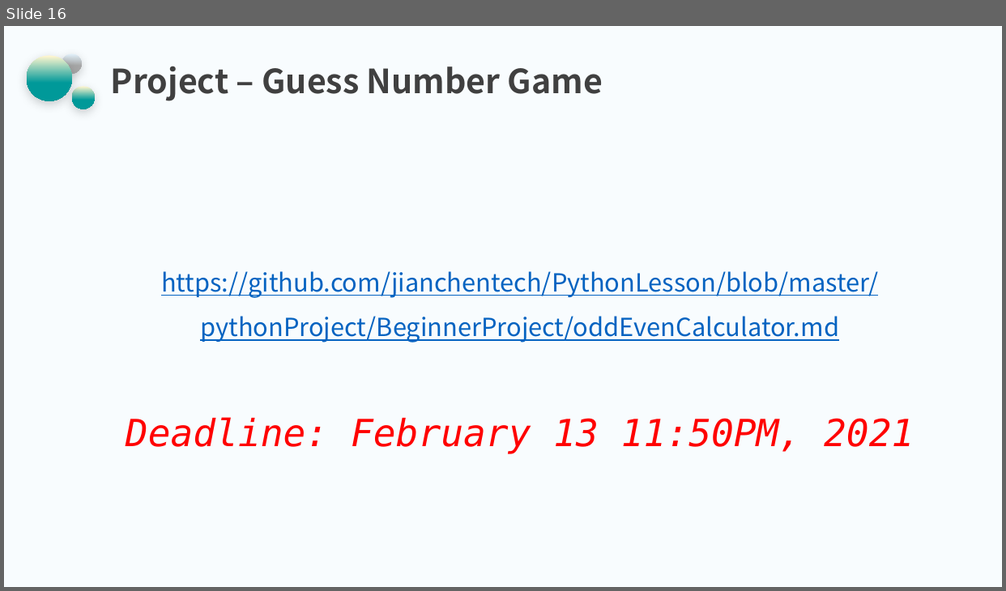
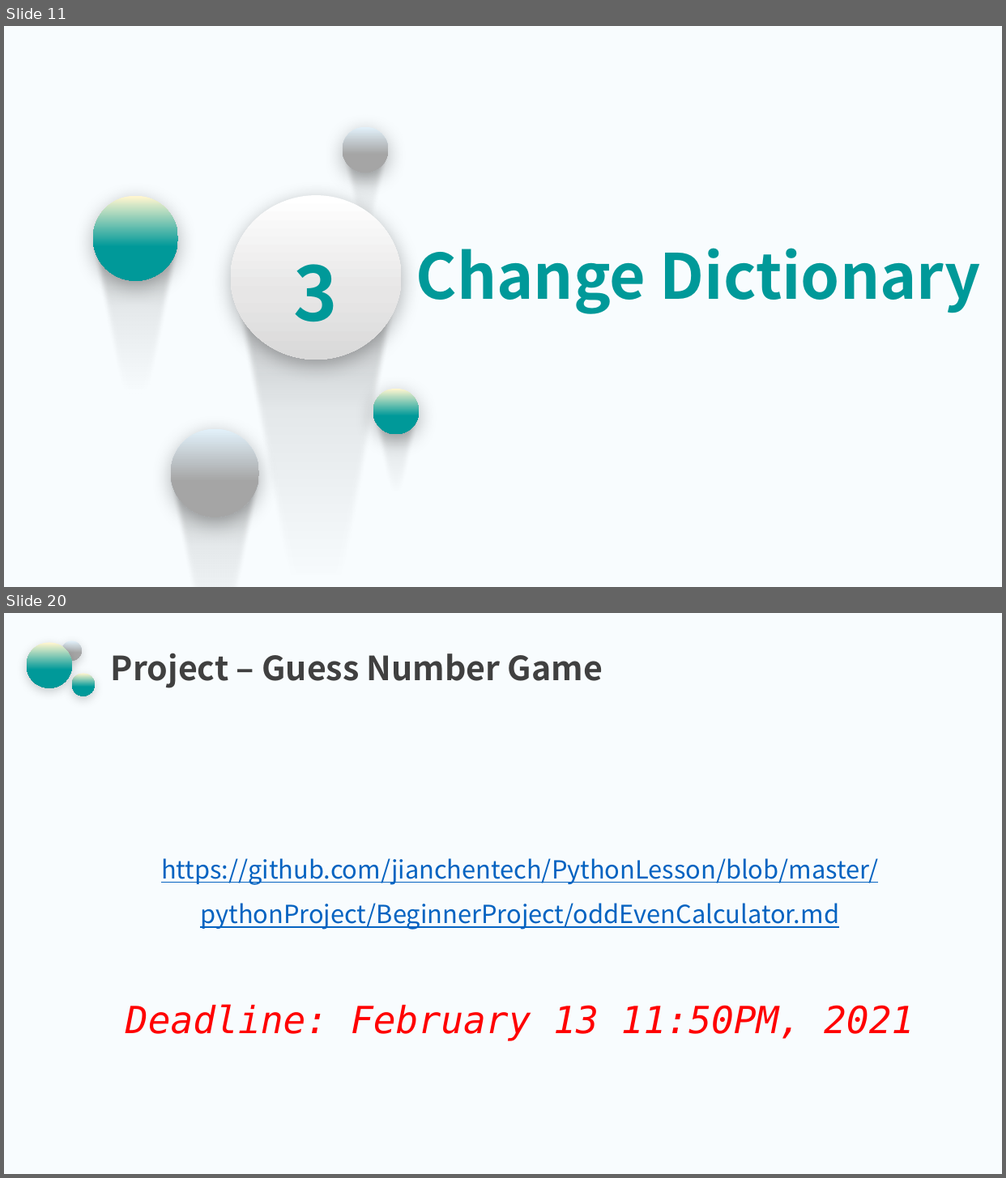
Before and after one commit to jianchentech/PythonLesson, a slide deck: pythonBeginnerLecture/PythonPart10.pptx. Shown one above the other, each under a label of ours: slide 16 before the commit, slides 11 and 20 after it; the slides between them are not shown. The pictures are 1006x591 and 1006x1178 pixels, drawn with LibreOffice and Linux fonts; fonts in the diff are those of the drawing; background and template pictures are left out. Boxes give left, top, right and bottom in pixels: in the first picture for what was removed or moved away, otherwise in the second. Text is boxed around its words. In the diff, an @@ line names an element or a change of style, - is before the commit and + after.

```diff
--- a/pythonBeginnerLecture/PythonPart10.pptx
+++ b/pythonBeginnerLecture/PythonPart10.pptx
@@ slide 11 added at box(4, 26, 1002, 587), background picture (left out) @@
@@ ellipse added at box(343, 127, 388, 173), fill gradient #E1F0F9 to #A5A5A5 @@
@@ freeform shape added at box(340, 150, 391, 275), fill gradient #000000 to #262626 @@
@@ ellipse added at box(231, 195, 402, 360), fill gradient #FFFFFF to #E7E6E6 to #D9D9D9, 72 pt, text #009999, bold @@
+3
@@ ellipse added at box(93, 196, 178, 281), fill gradient #FFF6CF to #009999 @@
@@ freeform shape added at box(88, 239, 183, 471), fill gradient #000000 to #262626 @@
@@ text added at box(416, 248, 981, 314), 60 pt, text #009999, bold @@
+Change Dictionary
@@ freeform shape added at box(230, 277, 403, 587), fill gradient #000000 to #262626 @@
@@ ellipse added at box(373, 389, 419, 435), fill gradient #FFF6CF to #009999 @@
@@ freeform shape added at box(371, 412, 422, 536), fill gradient #000000 to #262626 @@
@@ ellipse added at box(171, 429, 259, 518), fill gradient #E1F0F9 to #A5A5A5 @@
@@ freeform shape added at box(167, 474, 265, 587), fill gradient #000000 to #262626 @@
@@ what was slide 16 is now slide 20 @@
```
Also in this commit, not shown: 3 slides changed, 14 other slides added, 11 slides removed.
